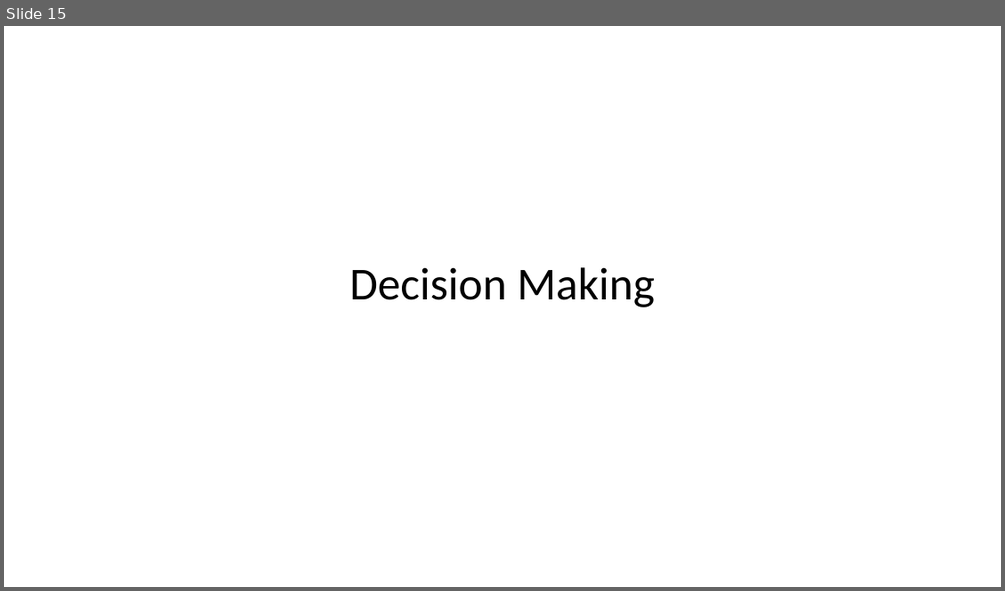
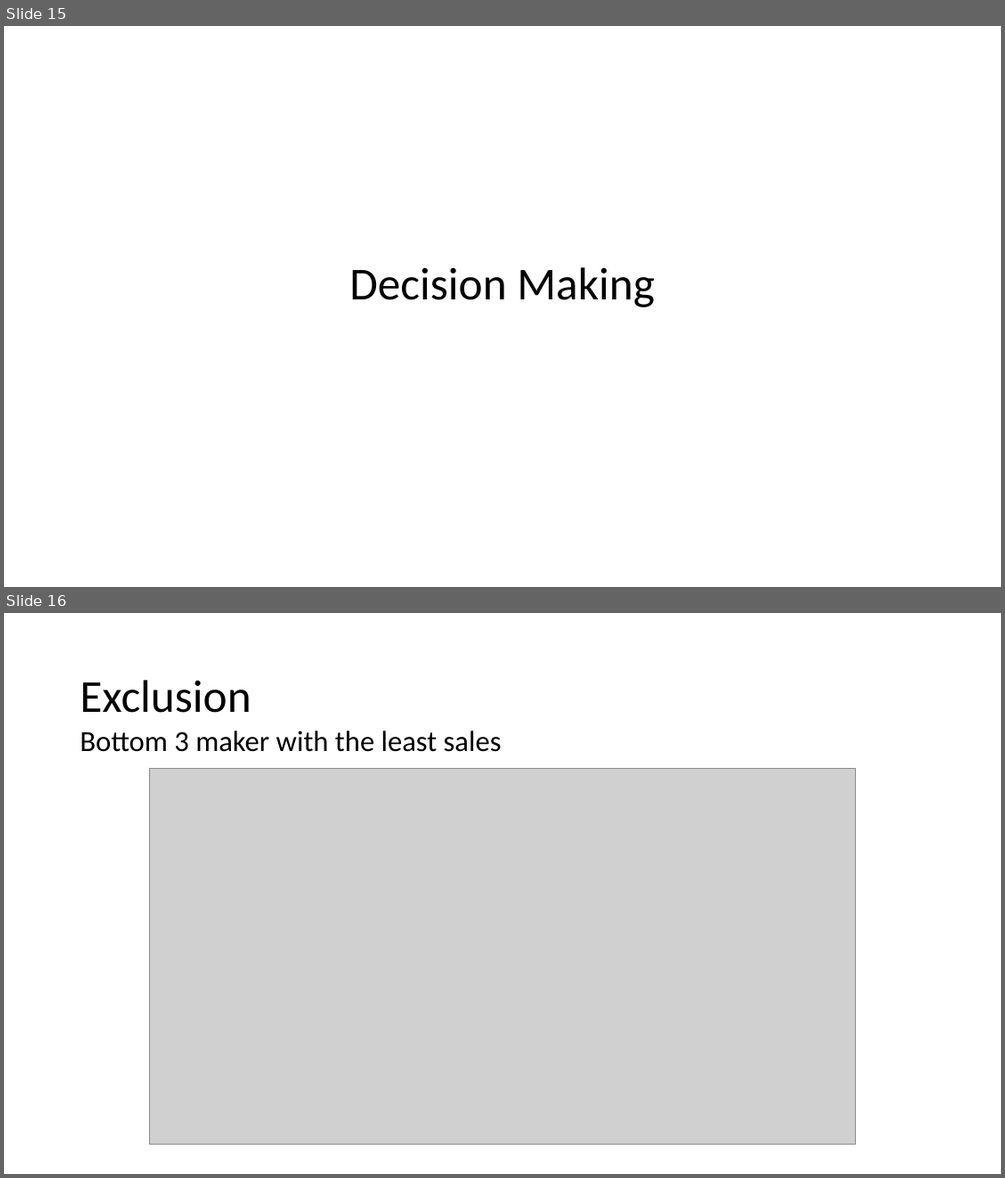
Before and after one commit to jafar-shodiq/complete-proj, a slide deck: 2021/07/apply/ilmuone-data/ppt.pptx. Shown one above the other, each under a label of ours: slide 15 before the commit, slides 15 and 16 after it. The pictures are 1005x591 and 1005x1178 pixels, drawn with LibreOffice and Linux fonts; fonts in the diff are those of the drawing; grey boxes stand for pictures. Boxes give left, top, right and bottom in pixels: in the first picture for what was removed or moved away, otherwise in the second. Text is boxed around its words. In the diff, an @@ line names an element or a change of style, - is before the commit and + after.

```diff
--- a/2021/07/apply/ilmuone-data/ppt.pptx
+++ b/2021/07/apply/ilmuone-data/ppt.pptx
@@ slide 16 added at <box>4,613,1001,1174</box>, background #FFFFFF @@
@@ title added at <box>80,680,251,713</box>, 44 pt, text #000000 @@
+Exclusion
@@ text added at <box>80,730,502,752</box>, 28 pt, text #000000 @@
+Bottom 3 maker with the least sales
@@ picture added at <box>149,769,855,1144</box> @@
```
Also in this commit, not shown: 5 slides changed, 4 other slides added, 1 slide removed, 9 other files.
